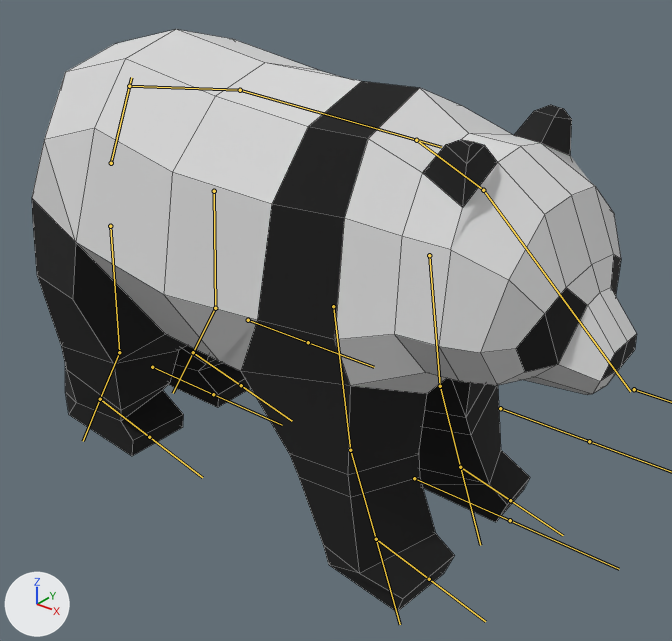
Before and after pictures for a commit that changed the FBX model Assets/Main/Characters/Panda/Models/Panda_1.fbx.
Before and after are seen from a 50 mm lens placed at (8.71, -9.43, 8.68), pointed at (1.06, 0.13, 2.75). Lighting does not change. The marker at lower left points along +X, +Y and +Z. The bones that bend it are drawn over the model as lines. Mesh edges are drawn as thin lines.

Names of what the first picture shows: 'Model'.
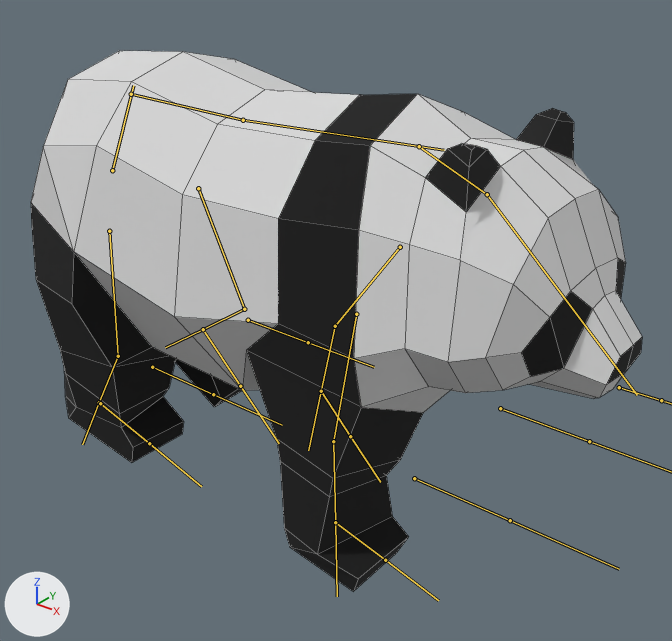
The newer file adds an action. The first version stands in its rest pose; the second is drawn at frame 24 of the action 'Rig|Walk_Backward_1'.

Where the change shows, as pixel boxes [x1, y1, x2, y2] in the pictures (672 x 641 px):
```json
{"object": "Model", "change": "posed", "before": [32, 29, 636, 612], "after": [31, 51, 642, 592], "on screen": "7% shorter"}
{"bone": "Fund", "before": "(111, 163) to (131, 77)", "after": "(112, 170) to (133, 85)"}
{"bone": "SpateJos", "before": "(129, 86) to (240, 90)", "after": "(131, 94) to (243, 120)"}
{"bone": "SpateSus", "before": "(240, 90) to (441, 147)", "after": "(243, 120) to (444, 150)"}
{"bone": "Gat", "before": "(416, 140) to (483, 190)", "after": "(419, 146) to (487, 194)"}
{"bone": "Antebrat.R", "before": "(333, 306) to (350, 450)", "after": "(356, 314) to (333, 441)"}
{"bone": "Antebrat.L", "before": "(429, 255) to (440, 386)", "after": "(400, 247) to (335, 326)"}
{"bone": "Brat.L", "before": "(440, 386) to (460, 467)", "after": "(335, 326) to (321, 391)"}
{"bone": "Coapsa.R", "before": "(110, 226) to (119, 352)", "after": "(109, 231) to (118, 356)"}
{"bone": "Coapsa.L", "before": "(214, 191) to (215, 308)", "after": "(198, 188) to (244, 309)"}
{"bone": "Tibie.L", "before": "(215, 308) to (193, 352)", "after": "(244, 309) to (203, 329)"}
{"bone": "Calcai.R", "before": "(100, 399) to (100, 399)", "after": "(100, 403) to (100, 403)"}
{"bone": "IncheieturaMainii.R", "before": "(376, 539) to (375, 539)", "after": "(335, 522) to (334, 522)"}
{"bone": "Calcai.L", "before": "(193, 352) to (193, 352)", "after": "(203, 329) to (202, 329)"}
{"bone": "IncheieturaMainii.L", "before": "(460, 467) to (460, 467)", "after": "(321, 391) to (320, 390)"}
```

Edits to the scene script, one JSON object a line:
```json
{"block": "bone_fund", "where": "bone_fund = bpy.data.objects['Rig'].pose.bones['Fund']"}
{"op": "set", "path": "bone_fund.location", "old": "(0.0, 0.0, 0.0)", "new": "(0.07, -0.1, 0.0)"}
{"block": "bone_spatejos", "where": "bone_spatejos = bpy.data.objects['Rig'].pose.bones['SpateJos']  # child of 'Fund'"}
{"op": "set", "path": "bone_spatejos.rotation_quaternion", "old": "(1.0, 0.0, 0.0, 0.0)", "new": "(0.998, -0.062, 0.0, 0.0)", "note": "degrees (0, 0, 0) -> degrees (-7, 0, 0)"}
{"block": "bone_spatesus", "where": "bone_spatesus = bpy.data.objects['Rig'].pose.bones['SpateSus']  # child of 'SpateJos'"}
{"op": "set", "path": "bone_spatesus.rotation_quaternion", "old": "(1.0, 0.0, 0.0, 0.0)", "new": "(0.993, 0.119, 0.0, 0.0)", "note": "degrees (0, 0, 0) -> degrees (14, 0, 0)"}
{"block": "bone_gat", "where": "bone_gat = bpy.data.objects['Rig'].pose.bones['Gat']  # child of 'SpateSus'"}
{"op": "set", "path": "bone_gat.rotation_quaternion", "old": "(1.0, 0.0, 0.0, 0.0)", "new": "(0.999, -0.045, 0.0, 0.0)", "note": "degrees (0, 0, 0) -> degrees (-5, 0, 0)"}
{"block": "bone_antebrat_r", "where": "bone_antebrat_r = bpy.data.objects['Rig'].pose.bones['Antebrat.R']  # child of 'SpateSus'"}
{"op": "set", "path": "bone_antebrat_r.location", "old": "(0.0, 0.0, 0.0)", "new": "(0.0, -0.08, 0.13)"}
{"op": "set", "path": "bone_antebrat_r.rotation_quaternion", "old": "(1.0, 0.0, 0.0, 0.0)", "new": "(0.976, -0.217, 0.0, 0.0)", "note": "degrees (0, 0, 0) -> degrees (-25, 0, 0)"}
{"block": "bone_antebrat_l", "where": "bone_antebrat_l = bpy.data.objects['Rig'].pose.bones['Antebrat.L']  # child of 'SpateSus'"}
{"op": "set", "path": "bone_antebrat_l.location", "old": "(0.0, 0.0, 0.0)", "new": "(0.0, -0.31, -0.73)"}
{"op": "set", "path": "bone_antebrat_l.rotation_quaternion", "old": "(1.0, 0.0, 0.0, 0.0)", "new": "(0.903, -0.431, 0.0, 0.0)", "note": "degrees (0, 0, 0) -> degrees (-51, 0, 0)"}
{"block": "bone_brat_l", "where": "bone_brat_l = bpy.data.objects['Rig'].pose.bones['Brat.L']  # child of 'Antebrat.L'"}
{"op": "set", "path": "bone_brat_l.rotation_quaternion", "old": "(1.0, 0.0, 0.0, 0.0)", "new": "(0.994, 0.107, 0.0, 0.0)", "note": "degrees (0, 0, 0) -> degrees (12, 0, 0)"}
{"block": "bone_coapsa_r", "where": "bone_coapsa_r = bpy.data.objects['Rig'].pose.bones['Coapsa.R']  # child of 'Fund'"}
{"op": "set", "path": "bone_coapsa_r.location", "old": "(0.0, 0.0, 0.0)", "new": "(0.0, -0.03, -0.07)"}
{"block": "bone_coapsa_l", "where": "bone_coapsa_l = bpy.data.objects['Rig'].pose.bones['Coapsa.L']  # child of 'Fund'"}
{"op": "set", "path": "bone_coapsa_l.location", "old": "(0.0, 0.0, 0.0)", "new": "(0.0, -0.06, -0.41)"}
{"op": "set", "path": "bone_coapsa_l.rotation_quaternion", "old": "(1.0, 0.0, 0.0, 0.0)", "new": "(0.967, 0.256, 0.0, 0.0)", "note": "degrees (0, 0, 0) -> degrees (30, 0, 0)"}
{"block": "bone_tibie_l", "where": "bone_tibie_l = bpy.data.objects['Rig'].pose.bones['Tibie.L']  # child of 'Coapsa.L'"}
{"op": "set", "path": "bone_tibie_l.rotation_quaternion", "old": "(1.0, 0.0, 0.0, 0.0)", "new": "(0.887, 0.461, 0.0, 0.0)", "note": "degrees (0, 0, 0) -> degrees (55, 0, 0)"}
{"block": "bone_calcai_r", "where": "bone_calcai_r = bpy.data.objects['Rig'].pose.bones['Calcai.R']"}
{"op": "set", "path": "bone_calcai_r.location", "old": "(0.0, 0.0, 0.0)", "new": "(0.0, 0.01, -0.1)"}
{"op": "set", "path": "bone_calcai_r.rotation_quaternion", "old": "(1.0, 0.0, 0.0, 0.0)", "new": "(1.0, 0.018, 0.0, 0.0)", "note": "degrees (0, 0, 0) -> degrees (2, 0, 0)"}
{"block": "bone_incheieturamainii_r", "where": "bone_incheieturamainii_r = bpy.data.objects['Rig'].pose.bones['IncheieturaMainii.R']"}
{"op": "set", "path": "bone_incheieturamainii_r.location", "old": "(0.0, 0.0, 0.0)", "new": "(0.0, 0.71, -0.06)"}
{"block": "bone_calcai_l", "where": "bone_calcai_l = bpy.data.objects['Rig'].pose.bones['Calcai.L']"}
{"op": "set", "path": "bone_calcai_l.location", "old": "(0.0, 0.0, 0.0)", "new": "(0.0, -0.31, 0.59)"}
{"op": "set", "path": "bone_calcai_l.rotation_quaternion", "old": "(1.0, 0.0, 0.0, 0.0)", "new": "(0.963, 0.271, 0.0, 0.0)", "note": "degrees (0, 0, 0) -> degrees (31, 0, 0)"}
{"block": "bone_incheieturamainii_l", "where": "bone_incheieturamainii_l = bpy.data.objects['Rig'].pose.bones['IncheieturaMainii.L']"}
{"op": "set", "path": "bone_incheieturamainii_l.location", "old": "(0.0, 0.0, 0.0)", "new": "(0.0, 2.78, 0.34)"}
{"op": "set", "path": "bone_incheieturamainii_l.rotation_quaternion", "old": "(1.0, 0.0, 0.0, 0.0)", "new": "(0.962, 0.274, 0.0, 0.0)", "note": "degrees (0, 0, 0) -> degrees (32, 0, 0)"}
```
